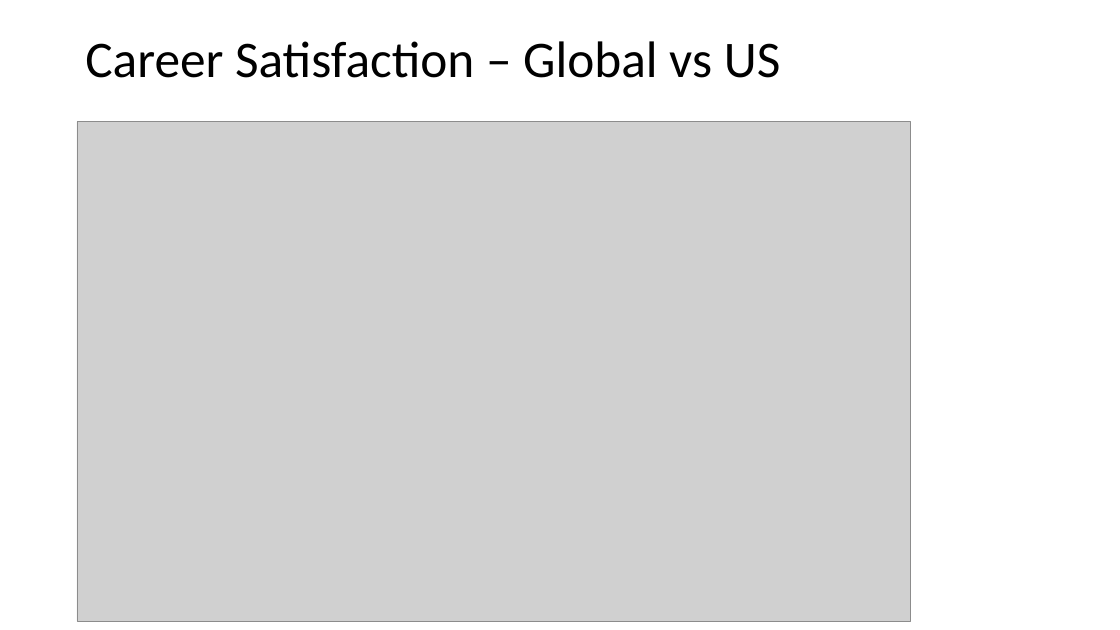
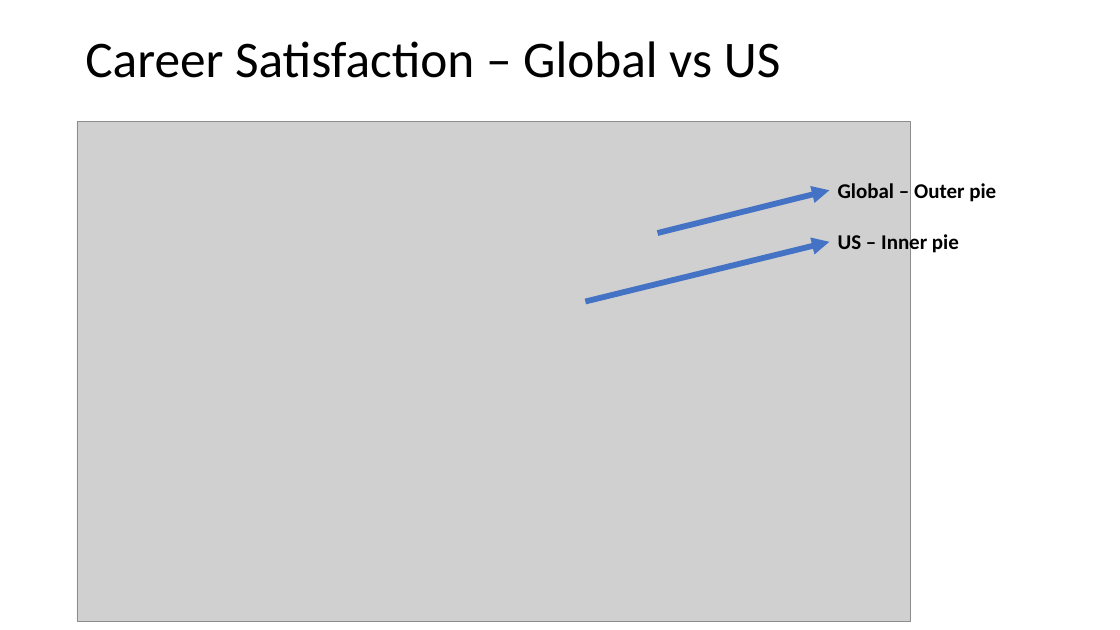
Before and after one commit to kuldeepemol/tech-nerds, a slide deck: slide 6 of Work-Job-Analysis.pptx. Drawn at 1120x630 pixels with LibreOffice and Linux fonts; fonts in the diff are those of the drawing; grey boxes stand for pictures. Boxes give left, top, right and bottom in pixels: in the first picture for what was removed or moved away, otherwise in the second. Text is boxed around its words. In the diff, an @@ line names an element or a change of style, - is before the commit and + after.

Commit message:
Added draft for presentation.

```diff
--- a/Work-Job-Analysis.pptx
+++ b/Work-Job-Analysis.pptx
@@ arrow added from (658, 233) to (829, 191), #4472C4 5 pt @@
@@ text added at <box>838,183,996,202</box>, 18 pt, text #000000, bold @@
+Global – Outer pie
@@ text added at <box>838,232,959,256</box>, 18 pt, text #000000, bold @@
+US – Inner pie
@@ arrow added from (586, 302) to (829, 242), #4472C4 5 pt @@
```
Also in this commit, not shown: 1 slide added, 5 other files.
